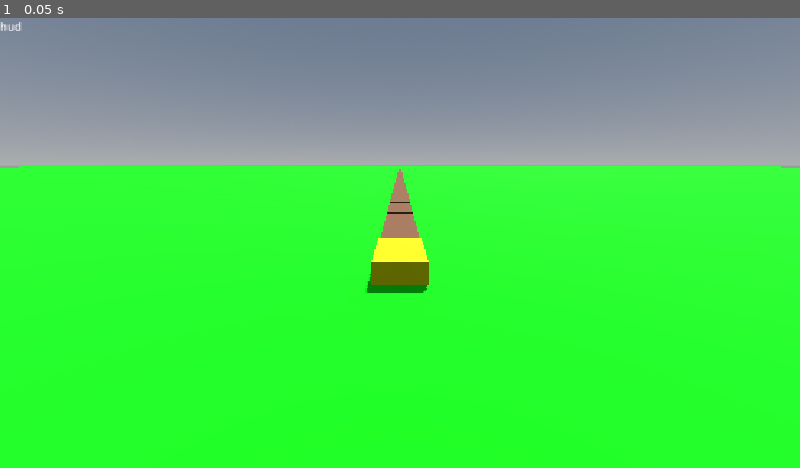
Above: before the commit, frame 1.
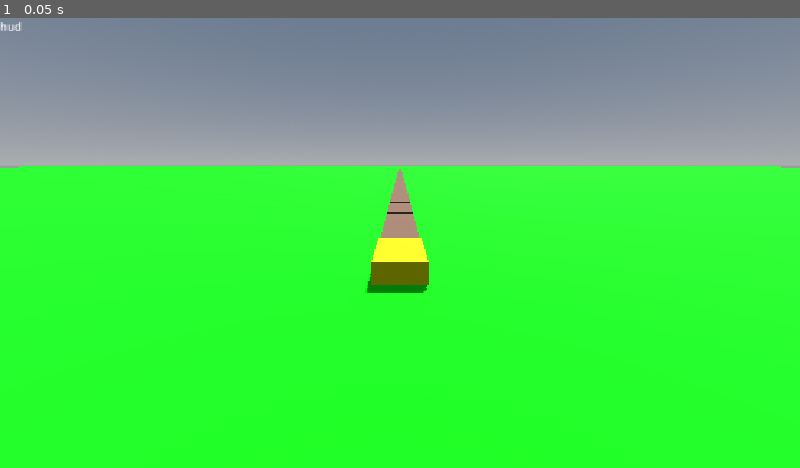
Above: after the commit, the same moment.

Repository: AngelitoPereyra/Kilometro-Cero
Game: Godot game, scene res://scenes/tests/test_vehicle.tscn
The game is run twice, just before and just after one commit, with the same random seed, the same clock (stepped at 60 frames per second) and the same inputs. The project has no main scene, so this scene is started directly.
Inputs:
- Up to frame 1 (0.05 s): no input

The runs differ from the first frame. In frame 1, 0.1% of the frame differs, in the area x 47-53%, y 41-49%.

Commit message:
Agrega jugador en 3ª persona con cámara orbital y subir/bajar del vehículo

Diff:
--- /dev/null
+++ b/kilometro-cero/scenes/player/player.tscn
@@ -0,0 +1,47 @@
+[gd_scene format=3 uid="uid://dwcrgtb107qxo"]
+
+[ext_resource type="Script" uid="uid://dhd4swm8v2mfs" path="res://scripts/player/player.gd" id="1_dovo2"]
+[ext_resource type="Script" uid="uid://d2i61ukw5aot7" path="res://scripts/player/third_person_camera.gd" id="2_gmlin"]
+
+[sub_resource type="CapsuleShape3D" id="CapsuleShape3D_k6d34"]
+radius = 0.35
+height = 1.8
+
+[sub_resource type="CapsuleMesh" id="CapsuleMesh_k6d34"]
+radius = 0.35
+height = 1.8
+
+[sub_resource type="StandardMaterial3D" id="StandardMaterial3D_mvn1x"]
+albedo_color = Color(0, 0.8862745, 0.94509804, 1)
+
+[sub_resource type="BoxMesh" id="BoxMesh_k6d34"]
+size = Vector3(0.2, 0.2, 0.4)
+
+[node name="Player" type="CharacterBody3D" unique_id=1709582427]
+collision_layer = 2
+script = ExtResource("1_dovo2")
+
+[node name="CollisionShape3D" type="CollisionShape3D" parent="." unique_id=1421013401]
+transform = Transform3D(1, 0, 0, 0, 1, 0, 0, 0, 1, 0, 0.9, 0)
+shape = SubResource("CapsuleShape3D_k6d34")
+
+[node name="Visual" type="Node3D" parent="." unique_id=118476092]
+
+[node name="Body" type="MeshInstance3D" parent="Visual" unique_id=366048044]
+transform = Transform3D(1, 0, 0, 0, 1, 0, 0, 0, 1, 0, 0.9, 0)
+mesh = SubResource("CapsuleMesh_k6d34")
+
+[node name="Nose" type="MeshInstance3D" parent="Visual" unique_id=715738655]
+transform = Transform3D(1, 0, 0, 0, 1, 0, 0, 0, 1, 0, 1.4, -0.4)
+material_override = SubResource("StandardMaterial3D_mvn1x")
+mesh = SubResource("BoxMesh_k6d34")
+
+[node name="CameraRig" type="Node3D" parent="." unique_id=281530085]
+transform = Transform3D(1, 0, 0, 0, 1, 0, 0, 0, 1, 0, 1.6, 0)
+script = ExtResource("2_gmlin")
+
+[node name="SpringArm3D" type="SpringArm3D" parent="CameraRig" unique_id=696291611]
+spring_length = 4.0
+margin = 0.1
+
+[node name="Camera3D" type="Camera3D" parent="CameraRig/SpringArm3D" unique_id=1388333830]
--- /dev/null
+++ b/kilometro-cero/scenes/tests/test_player.gd
@@ -0,0 +1,116 @@
+extends Node3D
+## Prueba de la tarea 9: cálculos del jugador, umbral de accidente, y subir y bajar del vehículo.
+## Después de las pruebas se puede jugar: WASD, mouse, E, Espacio y S.
+## Supone el jugador a 2 m del vehículo y el vehículo detenido al inicio de la vía.
+
+const CONTROLES: String = "WASD: caminar · Mouse: cámara · E: subir/bajar · Espacio: empujar · S: marcha atrás · Esc: soltar el mouse"
+const TOLERANCIA_M: float = 0.01
+
+@onready var _player: Player = $Player
+@onready var _vehicle: Vehicle = $Track/Vehicle
+@onready var _hud: Label = $Hud/Label
+
+var _fallos: int = 0
+var _accidentes: int = 0
+
+
+func _ready() -> void:
+		# Margen desde el borde superior izquierdo, hecho por código para no depender del inspector.
+	_hud.position = Vector2(16.0, 16.0)
+	_hud.text = CONTROLES
+	EventBus.player_fainted.connect(_al_desmayar)
+	_probar_estructura()
+	_probar_calculos()
+	_probar_umbral_de_accidente()
+	await _probar_subir_y_bajar()
+
+	if _fallos == 0:
+		print("Tarea 9: todas las comprobaciones pasaron.")
+	else:
+		push_error("Tarea 9: fallaron %d comprobaciones." % _fallos)
+
+	# Dejamos todo como al principio para poder jugar.
+	_vehicle.speed = 0.0
+	_vehicle.throttle = 0.0
+	_vehicle.progress = 0.0
+	_player.global_position = Vector3(2.0, 0.0, 0.0)
+	_hud.text = CONTROLES
+
+
+func _probar_calculos() -> void:
+	var adelante: Vector3 = Player.world_direction(Vector2(0.0, -1.0), 0.0)
+	_comprobar(adelante.is_equal_approx(Vector3(0.0, 0.0, -1.0)), "Sin giro de cámara, 'adelante' es -Z")
+	var derecha: Vector3 = Player.world_direction(Vector2(1.0, 0.0), 0.0)
+	_comprobar(derecha.is_equal_approx(Vector3(1.0, 0.0, 0.0)), "Sin giro, la derecha es +X")
+	var girado: Vector3 = Player.world_direction(Vector2(0.0, -1.0), deg_to_rad(90.0))
+	_comprobar(girado.is_equal_approx(Vector3(-1.0, 0.0, 0.0)), "Con la cámara girada 90° a la izquierda, 'adelante' es -X")
+
+	_comprobar(is_zero_approx(Player.facing_yaw(Vector3(0.0, 0.0, -1.0))), "Mirar hacia -Z es ángulo 0")
+	_comprobar(is_equal_approx(Player.facing_yaw(Vector3(1.0, 0.0, 0.0)), -PI / 2.0), "Mirar hacia +X es -90°")
+
+	var posiciones: Array[Vector3] = [Vector3(10.0, 0.0, 0.0), Vector3(2.0, 0.0, 0.0), Vector3(5.0, 0.0, 0.0)]
+	_comprobar(Player.nearest_index(Vector3.ZERO, posiciones, 3.0) == 1, "Elige el vehículo más cercano dentro del alcance")
+	_comprobar(Player.nearest_index(Vector3.ZERO, posiciones, 1.0) == -1, "Ninguno dentro del alcance: -1")
+	var vacio: Array[Vector3] = []
+	_comprobar(Player.nearest_index(Vector3.ZERO, vacio, 3.0) == -1, "Sin vehículos: -1")
+
+
+func _probar_umbral_de_accidente() -> void:
+	var datos := VehicleData.new()
+	datos.max_safe_dismount_speed = 3.0
+	_comprobar(datos.is_dismount_safe(0.0), "Detenido, bajarse es seguro")
+	_comprobar(datos.is_dismount_safe(3.0), "Justo en el umbral, bajarse es seguro")
+	_comprobar(not datos.is_dismount_safe(3.1), "Sobre el umbral, bajarse es un accidente")
+	_comprobar(not datos.is_dismount_safe(-3.1), "También en marcha atrás")
+
+
+func _probar_subir_y_bajar() -> void:
+	# Lejos del vehículo no se puede subir.
+	_player.global_position = Vector3(50.0, 0.0, 0.0)
+	_comprobar(not _player.try_mount(), "Lejos del vehículo no se puede subir")
+	_comprobar(_player.state == Player.State.WALKING, "Y sigue caminando")
+
+	# Cerca sí, y queda sentado en el asiento.
+	_player.global_position = Vector3(2.0, 0.0, 0.0)
+	_comprobar(_player.try_mount(), "Cerca del vehículo se puede subir")
+	_comprobar(_player.state == Player.State.RIDING, "Pasa al estado 'en el vehículo'")
+		# physics_frame se emite ANTES de que corran los _physics_process de ese cuadro:
+	# con uno solo, el jugador todavía no copió la posición del asiento. Esperamos dos.
+	await get_tree().physics_frame
+	await get_tree().physics_frame
+	_comprobar(_player.global_position.distance_to(_vehicle.get_seat_position()) < TOLERANCIA_M, "Sentado, sigue al asiento del vehículo")
+	# Bajar detenido: sin accidente, al costado del vehículo.
+	_vehicle.speed = 0.0
+	_player.dismount()
+	_comprobar(_accidentes == 0, "Bajar detenido no causa accidente")
+	_comprobar(_player.state == Player.State.WALKING, "Después de bajar vuelve a caminar")
+	_comprobar(_player.global_position.distance_to(_vehicle.get_dismount_position()) < TOLERANCIA_M, "Aparece al costado del vehículo")
+	_comprobar(_player.global_position.distance_to(_vehicle.global_position) > 1.0, "Fuera del cuerpo del vehículo")
+	_comprobar(is_zero_approx(_vehicle.throttle), "Al bajar, el acelerador vuelve a 0")
+
+	# Bajar rápido: accidente.
+	_player.global_position = Vector3(2.0, 0.0, 0.0)
+	_player.try_mount()
+	_vehicle.speed = 5.0
+	_player.dismount()
+	_comprobar(_accidentes == 1, "Bajar a 5 m/s emite player_fainted (accidente)")
+	_comprobar(_player.state == Player.State.WALKING, "Tras el accidente el jugador queda caminando")
+
+
+func _al_desmayar(cause: StringName) -> void:
+	_accidentes += 1
+	_hud.text = "¡Accidente (%s)! Sin efecto por ahora: el desmayo llega con Needs (tarea 10).\n%s" % [cause, CONTROLES]
+
+
+func _comprobar(condicion: bool, descripcion: String) -> void:
+	if condicion:
+		print("OK: ", descripcion)
+	else:
+		_fallos += 1
+		push_error("FALLÓ: " + descripcion)
+
+func _probar_estructura() -> void:
+	var camara: ThirdPersonCamera = _player.get_camera()
+	_comprobar(camara != null, "El jugador tiene una cámara en 3ª persona")
+	if camara != null:
+		_comprobar(camara.get_parent() == _player, "La cámara cuelga de la raíz del jugador (no gira con el cuerpo)")
--- /dev/null
+++ b/kilometro-cero/scenes/tests/test_player.tscn
@@ -0,0 +1,87 @@
+[gd_scene format=3 uid="uid://bnyu0cv5tna62"]
+
+[ext_resource type="Script" uid="uid://8mmv0sexsokj" path="res://scenes/tests/test_player.gd" id="1_gkii3"]
+[ext_resource type="Script" uid="uid://vjyhstl4bvxp" path="res://scripts/world/manual_track.gd" id="2_gkii3"]
+[ext_resource type="Script" uid="uid://63tp0rc2s27h" path="res://scripts/world/track_builder.gd" id="3_qge55"]
+[ext_resource type="Script" uid="uid://cr8u1ddxfxvhv" path="res://scripts/world/track_segment.gd" id="4_7xkib"]
+[ext_resource type="PackedScene" uid="uid://3r25voo7eptq" path="res://scenes/vehicles/vehicle.tscn" id="5_vko83"]
+[ext_resource type="PackedScene" uid="uid://dwcrgtb107qxo" path="res://scenes/player/player.tscn" id="6_qge55"]
+
+[sub_resource type="ProceduralSkyMaterial" id="ProceduralSkyMaterial_17npe"]
+sky_horizon_color = Color(0.66224277, 0.6717428, 0.6867428, 1)
+ground_horizon_color = Color(0.66224277, 0.6717428, 0.6867428, 1)
+
+[sub_resource type="Sky" id="Sky_o3frj"]
+sky_material = SubResource("ProceduralSkyMaterial_17npe")
+
+[sub_resource type="Environment" id="Environment_1f8fw"]
+background_mode = 2
+sky = SubResource("Sky_o3frj")
+glow_enabled = true
+
+[sub_resource type="StandardMaterial3D" id="StandardMaterial3D_mvn1x"]
+albedo_color = Color(0, 1, 0, 1)
+
+[sub_resource type="BoxMesh" id="BoxMesh_k6d34"]
+size = Vector3(1000, 1, 1000)
+
+[sub_resource type="BoxShape3D" id="BoxShape3D_k6d34"]
+size = Vector3(1000, 1, 1000)
+
+[sub_resource type="Curve3D" id="Curve3D_1f8fw"]
+_data = {
+"points": PackedVector3Array(0, 0, 0, 0, 0, 0, 0, 0, 0, 0, 0, 0, 0, 0, 0, 0, 0, -200),
+"tilts": PackedFloat32Array(0, 0)
+}
+point_count = 2
+
+[sub_resource type="BoxMesh" id="BoxMesh_mvn1x"]
+size = Vector3(1.6, 0.2, 4.8)
+
+[node name="TestPlayer" type="Node3D" unique_id=337679211]
+script = ExtResource("1_gkii3")
+
+[node name="WorldEnvironment" type="WorldEnvironment" parent="." unique_id=96694695]
+environment = SubResource("Environment_1f8fw")
+
+[node name="DirectionalLight3D" type="DirectionalLight3D" parent="." unique_id=2123022356]
+transform = Transform3D(-0.8660254, -0.43301278, 0.25, 0, 0.49999997, 0.86602545, -0.50000006, 0.75, -0.43301266, 0, 0, 0)
+shadow_enabled = true
+
+[node name="Ground" type="StaticBody3D" parent="." unique_id=1946081653]
+transform = Transform3D(1, 0, 0, 0, 1, 0, 0, 0, 1, 0, -0.5, 0)
+
+[node name="MeshInstance3D" type="MeshInstance3D" parent="Ground" unique_id=1085252333]
+material_override = SubResource("StandardMaterial3D_mvn1x")
+mesh = SubResource("BoxMesh_k6d34")
+
+[node name="CollisionShape3D" type="CollisionShape3D" parent="Ground" unique_id=133534721]
+shape = SubResource("BoxShape3D_k6d34")
+
+[node name="Track" type="Path3D" parent="." unique_id=1399154815]
+curve = SubResource("Curve3D_1f8fw")
+script = ExtResource("2_gkii3")
+
+[node name="TrackBuilder" type="Node3D" parent="Track" unique_id=445606559 node_paths=PackedStringArray("segment")]
+script = ExtResource("3_qge55")
+module_mesh = SubResource("BoxMesh_mvn1x")
+segment = NodePath("../TrackSegment")
+metadata/_custom_type_script = "uid://63tp0rc2s27h"
+
+[node name="TrackSegment" type="Node" parent="Track" unique_id=1368644274]
+script = ExtResource("4_7xkib")
+condition = 0.38
+metadata/_custom_type_script = "uid://cr8u1ddxfxvhv"
+
+[node name="Vehicle" parent="Track" unique_id=767872902 instance=ExtResource("5_vko83")]
+
+[node name="Player" parent="." unique_id=1709582427 instance=ExtResource("6_qge55")]
+transform = Transform3D(1, 0, 0, 0, 1, 0, 0, 0, 1, 2, 0, 0)
+
+[node name="Hud" type="CanvasLayer" parent="." unique_id=1052631564]
+offset = Vector2(16, 16)
+transform = Transform2D(1, 0, 0, 1, 16, 16)
+
+[node name="Label" type="Label" parent="Hud" unique_id=852326562]
+offset_right = 40.0
+offset_bottom = 23.0
--- a/kilometro-cero/scenes/tests/test_vehicle.tscn
+++ b/kilometro-cero/scenes/tests/test_vehicle.tscn
@@ -71,6 +71,7 @@
 
 [node name="TrackSegment" type="Node" parent="Track" unique_id=1368644274]
 script = ExtResource("4_ok661")
+condition = 0.35
 metadata/_custom_type_script = "uid://cr8u1ddxfxvhv"
 
 [node name="Vehicle" parent="Track" unique_id=767872902 instance=ExtResource("3_knhq8")]
--- a/kilometro-cero/scenes/vehicles/vehicle.tscn
+++ b/kilometro-cero/scenes/vehicles/vehicle.tscn
@@ -9,11 +9,15 @@
 [sub_resource type="BoxMesh" id="BoxMesh_k6d34"]
 size = Vector3(1.4, 0.6, 2.4)
 
-[node name="Vehicle" type="PathFollow3D" unique_id=767872902]
+[node name="Vehicle" type="PathFollow3D" unique_id=767872902 node_paths=PackedStringArray("seat")]
 script = ExtResource("1_scpqm")
 data = ExtResource("2_0eap3")
+seat = NodePath("Seat")
 
 [node name="Body" type="MeshInstance3D" parent="." unique_id=600386124]
 transform = Transform3D(1, 0, 0, 0, 1, 0, 0, 0, 1, 0, 0.4, 0)
 material_override = SubResource("StandardMaterial3D_mvn1x")
 mesh = SubResource("BoxMesh_k6d34")
+
+[node name="Seat" type="Marker3D" parent="." unique_id=124078980]
+transform = Transform3D(1, 0, 0, 0, 1, 0, 0, 0, 1, 0, 0.7, 0.4)
--- /dev/null
+++ b/kilometro-cero/scripts/player/player.gd
@@ -0,0 +1,157 @@
+class_name Player
+extends CharacterBody3D
+## Jugador en 3ª persona. Camina relativo a la cámara y puede subir y bajar de un vehículo.
+## La raíz NUNCA rota: solo gira el pivote `Visual`. Así la cámara (hija de la raíz) no
+## hereda el giro del cuerpo (D44).
+## Sobre un vehículo, el jugador no cambia de padre: copia la posición del asiento en cada
+## paso de física, y por eso se procesa DESPUÉS del vehículo (ver _ready).
+
+enum State { WALKING, RIDING }
+
+@export_range(0.5, 10.0, 0.1, "suffix:m/s") var walk_speed: float = 4.0
+@export_range(1.0, 100.0, 0.5) var acceleration: float = 25.0
+## Qué tan rápido gira el cuerpo hacia donde camina.
+@export_range(1.0, 30.0, 0.5) var turn_speed: float = 12.0
+## Distancia máxima al asiento para poder subir.
+@export_range(0.5, 10.0, 0.1, "suffix:m") var interaction_range: float = 3.0
+
+var state: State = State.WALKING
+
+var _vehicle: Vehicle
+var _camera: ThirdPersonCamera
+
+@onready var _visual: Node3D = $Visual
+@onready var _collision: CollisionShape3D = $CollisionShape3D
+
+
+## Dirección de caminata en el mundo. `input_vector` es lo que devuelve Input.get_vector
+## (y negativo = adelante) y `yaw` el giro horizontal de la cámara.
+## Lógica pura: se prueba sin escena.
+static func world_direction(input_vector: Vector2, yaw: float) -> Vector3:
+	return Basis(Vector3.UP, yaw) * Vector3(input_vector.x, 0.0, input_vector.y)
+
+
+## Giro en Y que hace que el frente (-Z) apunte hacia `direction`.
+static func facing_yaw(direction: Vector3) -> float:
+	return atan2(-direction.x, -direction.z)
+
+
+## Índice de la posición más cercana dentro de `max_distance`, o -1 si ninguna alcanza.
+static func nearest_index(origin: Vector3, positions: Array[Vector3], max_distance: float) -> int:
+	var best: int = -1
+	var best_distance: float = max_distance
+	for i: int in positions.size():
+		var distance: float = origin.distance_to(positions[i])
+		if distance <= best_distance:
+			best = i
+			best_distance = distance
+	return best
+
+
+func _ready() -> void:
+	# Mayor número = se procesa después. Si el jugador copiara la posición del asiento
+	# antes de que el vehículo avance, iría un cuadro atrasado y se vería temblar.
+	process_physics_priority = 10
+	_camera = _find_camera()
+	if _camera == null:
+		# Mostramos qué hijos hay de verdad: es lo que más ayuda a ubicar el error en la escena.
+		var names: String = ""
+		for child: Node in get_children():
+			names += "%s (%s)  " % [child.name, child.get_class()]
+		push_error("Player no encontró ningún ThirdPersonCamera entre sus descendientes. Hijos directos: %s" % names)
+		set_physics_process(false)
+		return
+	# La cámara tiene que colgar de la raíz, que nunca rota (D44). Si cuelga de `Visual`,
+	# gira junto con el cuerpo y los controles se desordenan en espiral.
+	if _camera.get_parent() != self:
+		push_error("La cámara ('%s') debe ser hija directa de Player, no de '%s': si no, gira con el cuerpo y los controles se desordenan." % [_camera.name, _camera.get_parent().name])
+		set_physics_process(false)
+
+func _unhandled_input(event: InputEvent) -> void:
+	if not event.is_action_pressed(&"interact"):
+		return
+	if state == State.WALKING:
+		try_mount()
+	else:
+		dismount()
+
+
+func _physics_process(delta: float) -> void:
+	match state:
+		State.WALKING:
+			_walk(delta)
+		State.RIDING:
+			_ride()
+
+
+## Sube al vehículo más cercano al alcance. Devuelve false si no hay ninguno.
+func try_mount() -> bool:
+	if state != State.WALKING:
+		return false
+	var vehicles: Array[Vehicle] = _get_vehicles()
+	var positions: Array[Vector3] = []
+	for vehicle: Vehicle in vehicles:
+		positions.append(vehicle.get_seat_position())
+	var index: int = nearest_index(global_position, positions, interaction_range)
+	if index == -1:
+		return false
+	_vehicle = vehicles[index]
+	state = State.RIDING
+	velocity = Vector3.ZERO
+	# Sentado no choca con nada. Se hace diferido por si se llama dentro de un paso de física.
+	_collision.set_deferred("disabled", true)
+	return true
+
+func get_camera() -> ThirdPersonCamera:
+	return _camera
+
+## Baja del vehículo, al costado. Si va rápido, emite el accidente (sin efecto hasta la tarea 10).
+func dismount() -> void:
+	if state != State.RIDING:
+		return
+	var vehicle: Vehicle = _vehicle
+	_vehicle = null
+	state = State.WALKING
+	vehicle.throttle = 0.0
+	if not vehicle.is_dismount_safe():
+		EventBus.player_fainted.emit(&"accident")
+	global_position = vehicle.get_dismount_position()
+	velocity = Vector3.ZERO
+	_collision.set_deferred("disabled", false)
+
+
+func _walk(delta: float) -> void:
+	var input_vector: Vector2 = Input.get_vector(&"move_left", &"move_right", &"move_forward", &"move_back")
+	var direction: Vector3 = world_direction(input_vector, _camera.yaw)
+	var target: Vector3 = direction * walk_speed
+	velocity.x = move_toward(velocity.x, target.x, acceleration * delta)
+	velocity.z = move_toward(velocity.z, target.z, acceleration * delta)
+	if not is_on_floor():
+		velocity += get_gravity() * delta
+	move_and_slide()
+	if direction.length_squared() > 0.0001:
+		_visual.rotation.y = lerp_angle(_visual.rotation.y, facing_yaw(direction), minf(turn_speed * delta, 1.0))
+
+
+func _ride() -> void:
+	# Solo este script lee la entrada; el vehículo recibe un número entre -1 y 1.
+	_vehicle.throttle = Input.get_axis(&"move_back", &"push")
+	global_position = _vehicle.get_seat_position()
+	_visual.rotation.y = _vehicle.global_rotation.y
+
+
+func _get_vehicles() -> Array[Vehicle]:
+	var result: Array[Vehicle] = []
+	for node: Node in get_tree().get_nodes_in_group(Vehicle.GROUP):
+		var vehicle := node as Vehicle
+		if vehicle != null:
+			result.append(vehicle)
+	return result
+
+# Busca por tipo, no por nombre: da igual cómo se llame el nodo o en qué nivel esté.
+func _find_camera() -> ThirdPersonCamera:
+	for node: Node in find_children("*", "Node3D", true, false):
+		var camera := node as ThirdPersonCamera
+		if camera != null:
+			return camera
+	return null
--- /dev/null
+++ b/kilometro-cero/scripts/player/third_person_camera.gd
@@ -0,0 +1,47 @@
+class_name ThirdPersonCamera
+extends Node3D
+## Cámara orbital en 3ª persona: el mouse gira alrededor del jugador (yaw = horizontal,
+## pitch = vertical). El nodo gira en Y; el SpringArm3D hijo lleva el pitch y acerca la
+## cámara si hay una pared o el piso en el medio (no atraviesa el mundo).
+## El movimiento del jugador se calcula relativo a `yaw`.
+## El manejo del mouse acá es provisorio: cuando exista la interfaz (tarea 28),
+## la captura y liberación del mouse se mueven a un solo lugar.
+
+@export_range(0.0005, 0.01, 0.0005) var mouse_sensitivity: float = 0.0025
+## Mirando hacia abajo es negativo (la cámara sube); hacia arriba es positivo.
+@export_range(-89.0, 0.0, 1.0, "suffix:°") var min_pitch_degrees: float = -70.0
+@export_range(0.0, 89.0, 1.0, "suffix:°") var max_pitch_degrees: float = 10.0
+@export_range(-89.0, 89.0, 1.0, "suffix:°") var initial_pitch_degrees: float = -15.0
+
+## Giro horizontal en radianes. 0 = la cámara mira hacia -Z.
+var yaw: float = 0.0
+var pitch: float = 0.0
+
+@onready var _spring_arm: SpringArm3D = $SpringArm3D
+
+
+func _ready() -> void:
+	pitch = deg_to_rad(initial_pitch_degrees)
+	_apply()
+	Input.mouse_mode = Input.MOUSE_MODE_CAPTURED
+
+
+func _unhandled_input(event: InputEvent) -> void:
+	if event.is_action_pressed(&"ui_cancel"):
+		Input.mouse_mode = Input.MOUSE_MODE_VISIBLE
+		return
+	var click := event as InputEventMouseButton
+	if click != null and click.pressed and Input.mouse_mode != Input.MOUSE_MODE_CAPTURED:
+		Input.mouse_mode = Input.MOUSE_MODE_CAPTURED
+		return
+	var motion := event as InputEventMouseMotion
+	if motion != null and Input.mouse_mode == Input.MOUSE_MODE_CAPTURED:
+		yaw -= motion.relative.x * mouse_sensitivity
+		# Mouse hacia arriba (relative.y negativo) = mirar hacia arriba = pitch positivo.
+		pitch = clampf(pitch - motion.relative.y * mouse_sensitivity, deg_to_rad(min_pitch_degrees), deg_to_rad(max_pitch_degrees))
+		_apply()
+
+
+func _apply() -> void:
+	rotation.y = yaw
+	_spring_arm.rotation.x = pitch
--- a/kilometro-cero/scripts/vehicles/vehicle.gd
+++ b/kilometro-cero/scripts/vehicles/vehicle.gd
@@ -5,12 +5,20 @@
 ## condición del tramo. No lee teclas: quien lo maneja (el jugador, rutas automáticas)
 ## escribe `throttle`. Así el mismo vehículo sirve para todos.
 
+## Grupo de todos los vehículos: el jugador lo consulta al apretar "interactuar".
+const GROUP: StringName = &"vehicles"
+## Distancia hacia la derecha del vehículo donde aparece el jugador al bajarse.
+const DISMOUNT_DISTANCE: float = 1.6
+
 @export var data: VehicleData
 ## Tramo que recorre. Si queda vacío, se usa el TrackSegment que cuelga del mismo Path3D:
 ## desde el inspector no se puede apuntar a nodos de la escena que contiene al vehículo
-## (limitación del editor para escenas instanciadas).
+## (limitación del editor para escenas instanciadas, D42).
 ## En la tarea 20, RailNetwork lo reemplaza por una consulta por tramo.
 @export var segment: TrackSegment
+## Dónde se sienta el jugador. Es un Marker3D dentro de la escena del vehículo, así que
+## sí se puede asignar desde el inspector.
+@export var seat: Marker3D
 
 ## Acelerador pedido: 1.0 adelante a fondo, -1.0 marcha atrás, 0.0 soltar.
 var throttle: float = 0.0
@@ -19,11 +27,12 @@
 
 
 func _ready() -> void:
+	add_to_group(GROUP)
 	# Al llegar al final de la vía se detiene, en vez de dar la vuelta.
 	loop = false
-		# En PathFollow3D, `use_model_front = true` orienta el eje +Z hacia adelante. Nuestro
+	# En PathFollow3D, `use_model_front = true` orienta el eje +Z hacia adelante. Nuestro
 	# frente es -Z (Vector3.FORWARD, la convención de Godot para cámaras y modelos), que es
-	# el valor por defecto: lo dejamos explícito para que nadie lo cambie por error.
+	# el valor por defecto: lo dejamos explícito para que nadie lo cambie por error (D43).
 	use_model_front = false
 	if segment == null:
 		segment = _find_segment()
@@ -34,6 +43,7 @@
 	if data == null:
 		push_error("Vehicle necesita un VehicleData asignado.")
 		set_physics_process(false)
+
 
 func _physics_process(delta: float) -> void:
 	simulate(delta)
@@ -53,6 +63,21 @@
 ## Velocidad máxima permitida ahora mismo, según el vehículo y la vía que pisa.
 func get_max_speed() -> float:
 	return data.get_max_speed(get_track_condition())
+
+
+## Posición del asiento en el mundo (si no hay asiento, el centro del vehículo).
+func get_seat_position() -> Vector3:
+	return seat.global_position if seat != null else global_position
+
+
+## Dónde queda el jugador al bajarse: al costado derecho, a la altura de la vía.
+func get_dismount_position() -> Vector3:
+	return global_position + global_basis.x * DISMOUNT_DISTANCE
+
+
+## Si bajarse ahora, con la velocidad actual, no causa un accidente.
+func is_dismount_safe() -> bool:
+	return data.is_dismount_safe(speed)
 
 
 ## Nueva velocidad tras un paso. Lógica pura: no toca ningún nodo.
--- a/kilometro-cero/scripts/vehicles/vehicle_data.gd
+++ b/kilometro-cero/scripts/vehicles/vehicle_data.gd
@@ -11,6 +11,8 @@
 @export var id: StringName
 @export var display_name: String
 @export var level: int = 1
+## Velocidad por encima de la cual bajarse en movimiento causa un accidente (D30, D45).
+@export_range(0.0, 100.0, 0.1, "suffix:m/s") var max_safe_dismount_speed: float = 3.0
 
 ## Condición de vía (0.0 a 1.0) por debajo de la cual el vehículo no puede andar.
 @export_range(0.0, 1.0, 0.01) var min_track_condition: float = 0.2
@@ -36,3 +38,7 @@
 		return max_speed
 	var t: float = clampf(inverse_lerp(min_track_condition, 1.0, track_condition), 0.0, 1.0)
 	return max_speed * lerpf(min_speed_fraction, 1.0, t)
+
+## Si el jugador puede bajarse a esa velocidad (en cualquier sentido) sin accidente.
+func is_dismount_safe(current_speed: float) -> bool:
+	return absf(current_speed) <= max_safe_dismount_speed
Not shown, added: kilometro-cero/scenes/tests/test_player.gd.uid
Not shown, added: kilometro-cero/scripts/player/player.gd.uid
Not shown, added: kilometro-cero/scripts/player/third_person_camera.gd.uid
